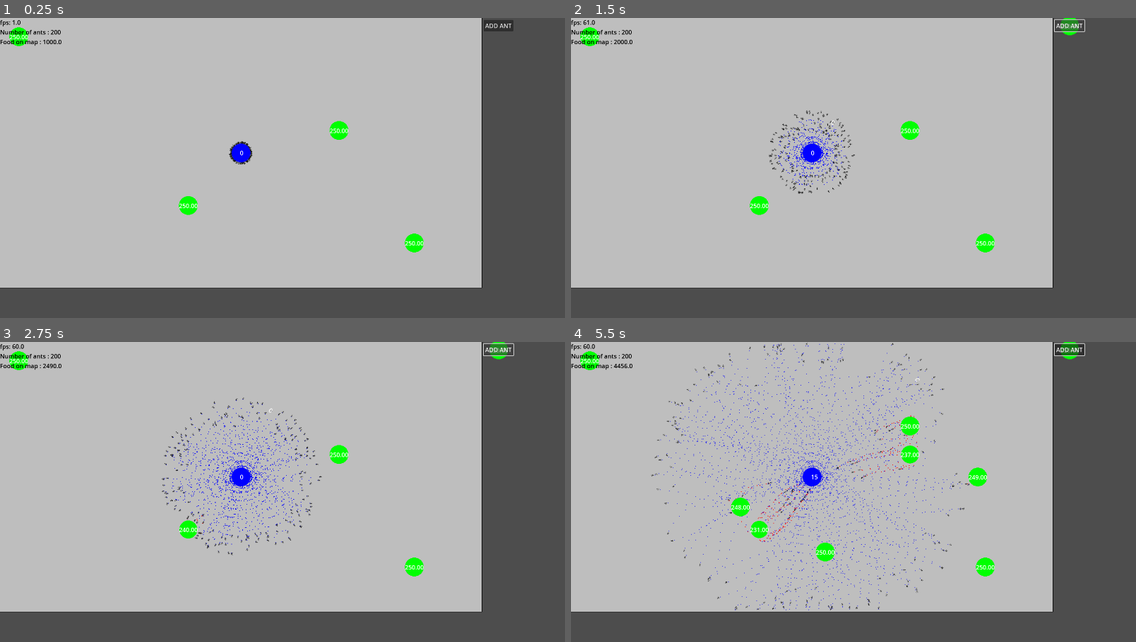
Above: before the commit, frames 1-4 (two rows, left to right).
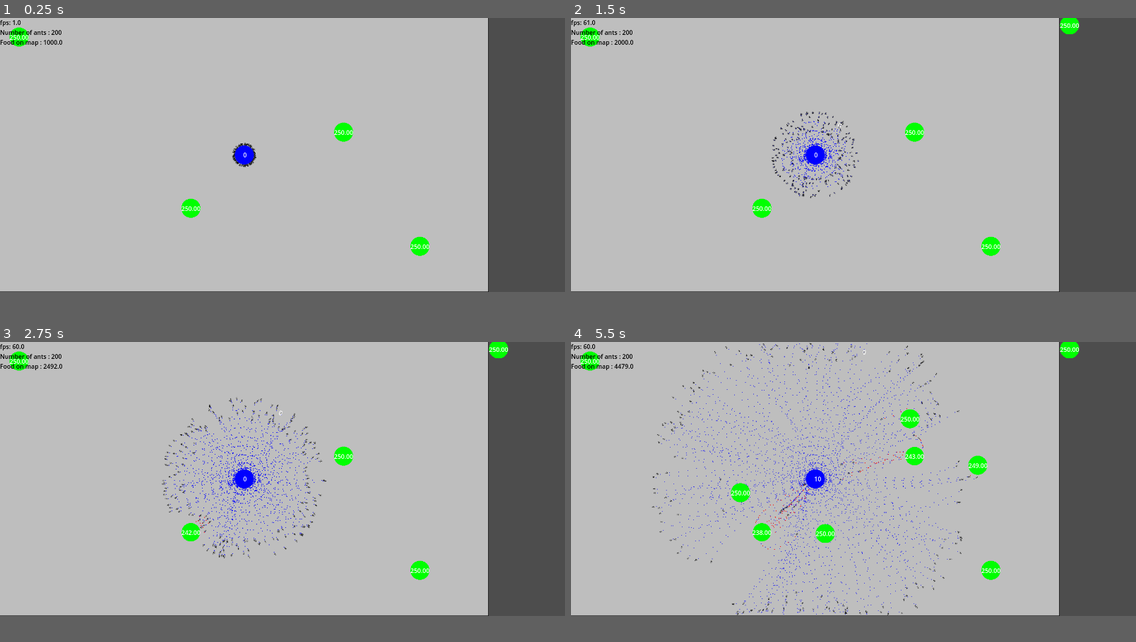
Above: after the commit, the same moments.

Repository: zPrisim/ArtificialAnts
Game: Godot game, scene res://scenes/simulation.tscn
Same seed, same stepped clock (60 frames per second), same inputs: the game is played once before the commit and once after it.
Inputs (mouse positions are in pixels of both pictures, inside the frame that each line leads up to):
- Up to frame 1 (0.25 s): no input
- Up to frame 2 (1.5 s): click (1068, 27) at 0.5 s, where only the run before the commit has a clickable "ADD ANT"; click (1068, 27) at 1.25 s, where only the run before the commit has a clickable "ADD ANT"
- Up to frame 3 (2.75 s): click (497, 351) at 2 s, where only the run before the commit has a clickable "ADD ANT"
- Up to frame 4 (5.5 s): move the mouse to (977, 477) at 2.77 s; click (977, 477) at 2.92 s; move the mouse to (740, 507) at 3.52 s; click (740, 507) at 3.67 s; move the mouse to (910, 426) at 4.27 s; click (910, 426) at 4.42 s; move the mouse to (825, 552) at 5.02 s; click (825, 552) at 5.17 s
The window is 800x426 before the commit and 800x389 after it. Grey fills any space a smaller window leaves; there, only what the larger window draws over its background counts as a difference.

The runs differ from the first frame. In frame 1, 3.2% of the frame differs, in the area x 0-91%, y 0-92%; in frame 2, 4.2%; in frame 3, 5.2%; in frame 4, 7.9%.

Commit message:
début UI + modif config projet

Diff:
--- a/project.godot
+++ b/project.godot
@@ -17,9 +17,11 @@
 
 [display]
 
-window/size/viewport_width=1500
-window/size/viewport_height=800
+window/size/viewport_width=1480
+window/size/viewport_height=720
 window/size/initial_position_type=0
+window/stretch/mode="viewport"
+window/stretch/aspect="expand"
 window/vsync/vsync_mode=0
 
 [input]
@@ -39,3 +41,11 @@
 
 avoidance/layer_1="Obstacles"
 avoidance/layer_2="Fourmiss"
+
+[physics]
+
+common/physics_ticks_per_second=30
+
+[rendering]
+
+textures/canvas_textures/default_texture_filter=0
--- /dev/null
+++ b/scenes/SimulationUi.tscn
@@ -0,0 +1,23 @@
+[gd_scene format=3 uid="uid://1bbtupm77dcp"]
+
+[node name="SimulationUi" type="Control"]
+layout_mode = 3
+anchors_preset = 15
+anchor_right = 1.0
+anchor_bottom = 1.0
+grow_horizontal = 2
+grow_vertical = 2
+
+[node name="MarginContainer" type="MarginContainer" parent="."]
+layout_mode = 1
+anchors_preset = 15
+anchor_right = 1.0
+anchor_bottom = 1.0
+grow_horizontal = 2
+grow_vertical = 2
+
+[node name="Button" type="Button" parent="MarginContainer"]
+custom_minimum_size = Vector2(50, 20)
+layout_mode = 2
+size_flags_horizontal = 8
+size_flags_vertical = 0
--- a/scenes/simulation.tscn
+++ b/scenes/simulation.tscn
@@ -57,11 +57,3 @@
 offset_right = 4.0
 offset_bottom = 11.0
 script = ExtResource("5_mwrr7")
-
-[node name="addAntButton" type="Button" parent="."]
-z_index = 6
-offset_left = 1284.0
-offset_top = 5.0
-offset_right = 1363.0
-offset_bottom = 36.0
-text = "ADD ANT"
